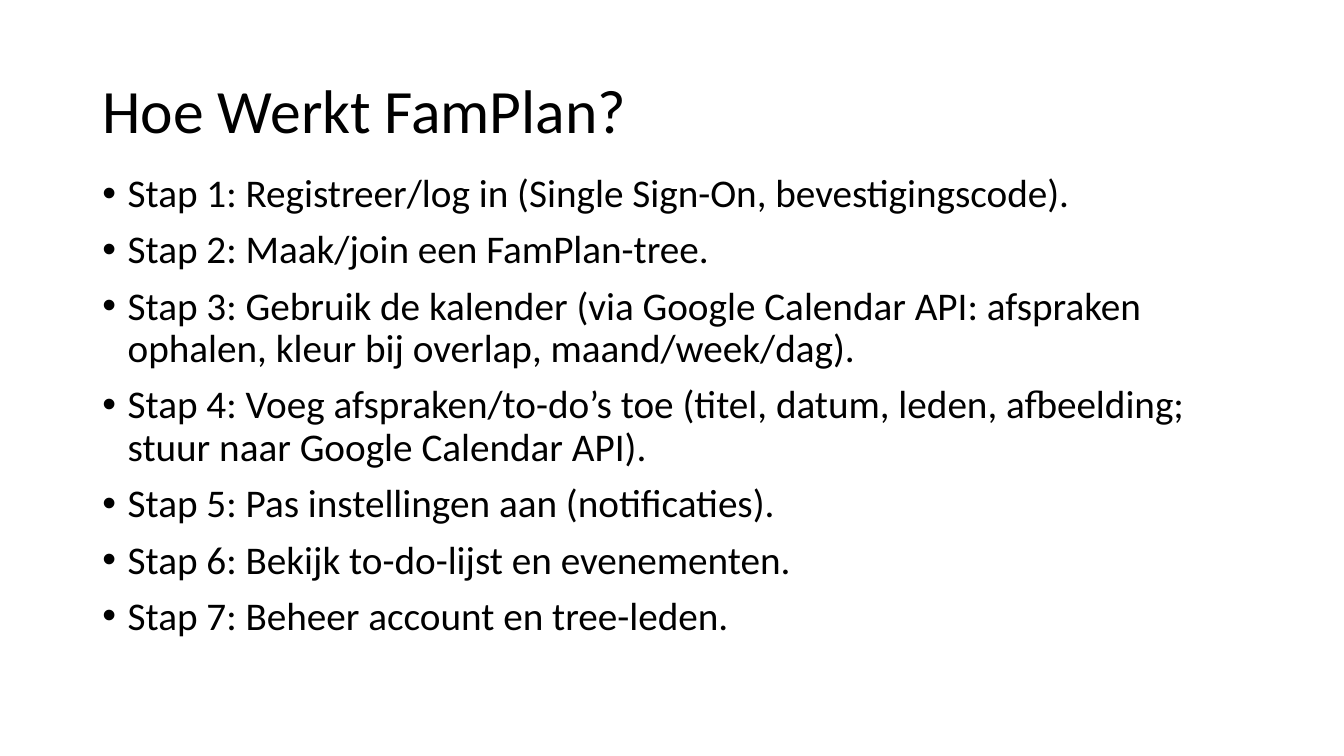
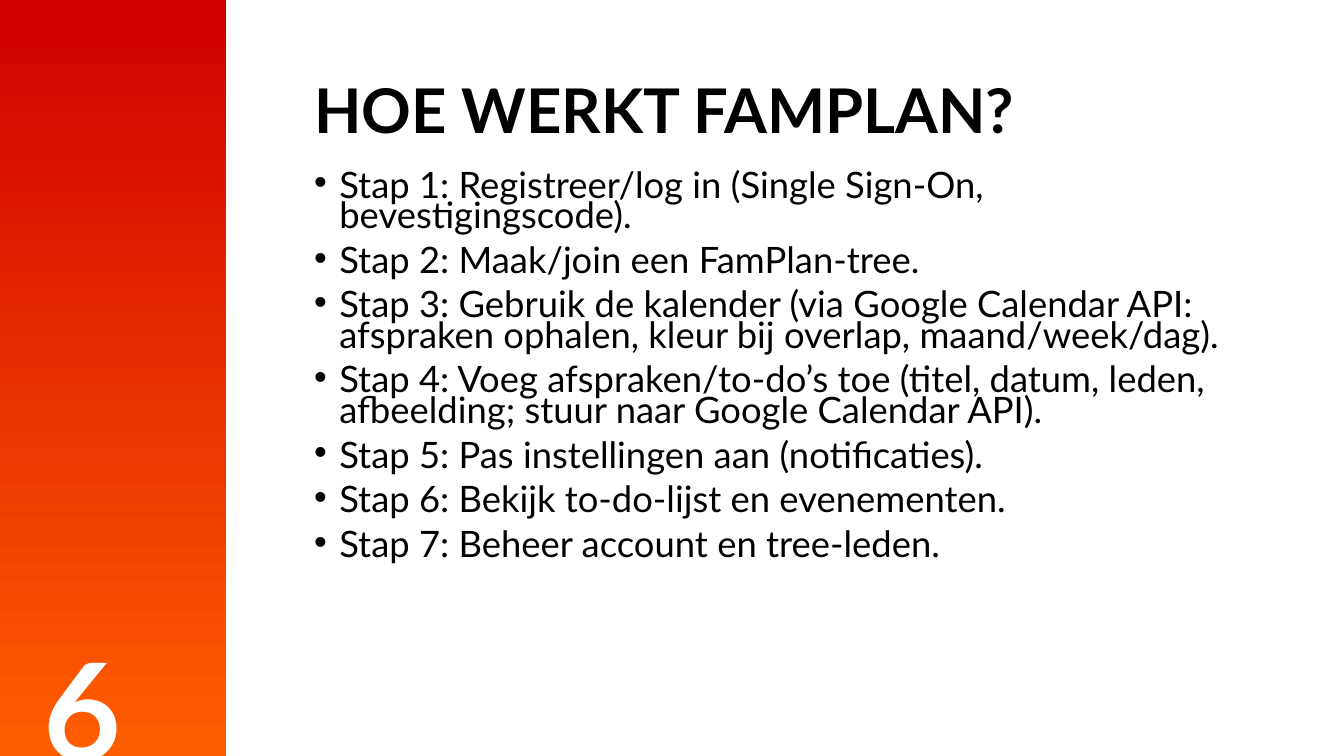
Before and after one commit to christianmesinas/famplan, a slide deck: slide 6 of presentatie/FamPlan pitch.odp. Drawn at 1344x756 pixels with LibreOffice and Linux fonts; fonts in the diff are those of the drawing. Boxes give left, top, right and bottom in pixels: in the first picture for what was removed or moved away, otherwise in the second. Text is boxed around its words. In the diff, an @@ line names an element or a change of style, - is before the commit and + after.

```diff
--- a/presentatie/FamPlan pitch.odp
+++ b/presentatie/FamPlan pitch.odp
@@ freeform shape added at (x1=0, y1=0, x2=226, y2=756), fill gradient #FF5E00 to #CF0000 @@
@@ title at (x1=314, y1=88, x2=1014, y2=134): text changed; font Calibri to Lato; bold on @@
-Hoe Werkt FamPlan?
+HOE WERKT FAMPLAN?
@@ text "Stap 1: Registreer/log in (Single ..." moved from (x1=128, y1=178, x2=1184, y2=637) to (x1=339, y1=170, x2=1219, y2=564) @@
@@ text "Stap 1: Registreer/log in (Single ..." at (x1=339, y1=170, x2=1219, y2=564): size 28 to 26 pt, font Calibri to Lato; line spacing 0.9 to 0.7 @@
@@ text added at (x1=419, y1=486, x2=449, y2=513), 96 pt, text #FFFFFF, bold @@
+6
```
Also in this commit, not shown: 9 other slides changed.
